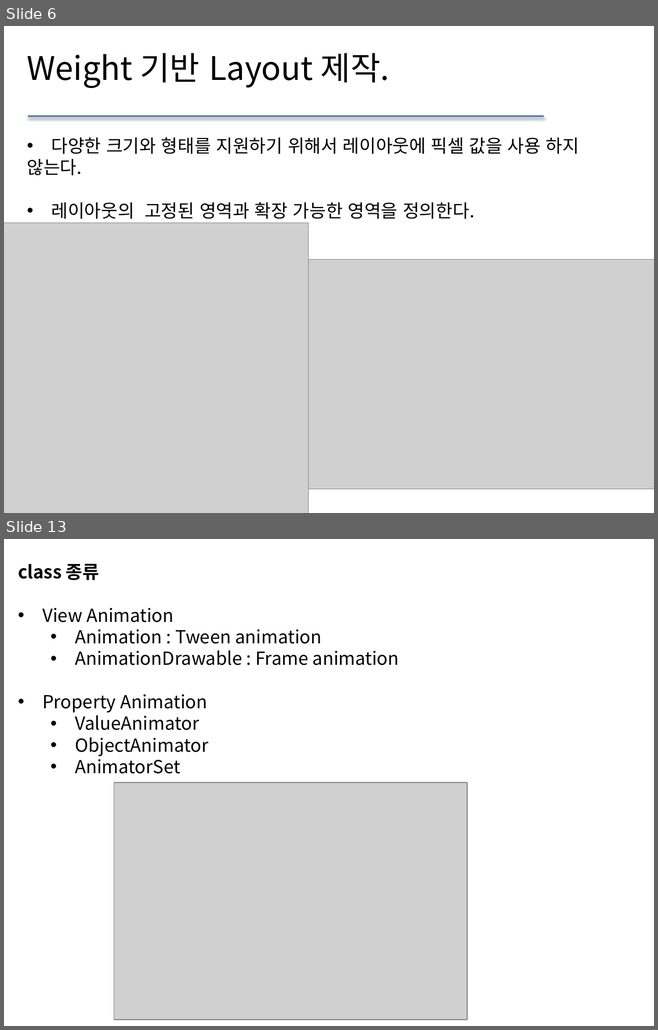
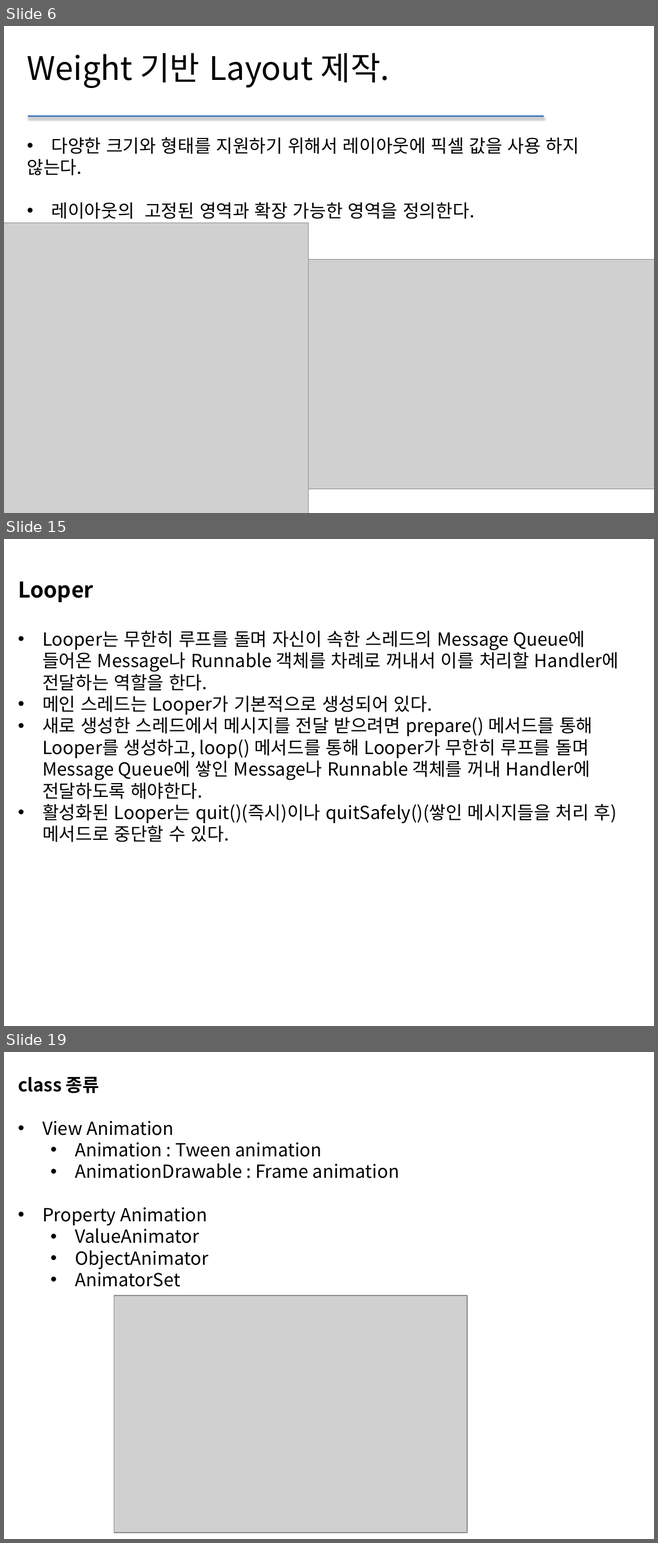
Before and after one commit to sc545/Beacon, a slide deck: 안드로이드 UI.pptx. Shown one above the other, each under a label of ours: slides 6 and 13 before the commit, slides 6, 15 and 19 after it; the slides between them are not shown. The pictures are 658x1030 and 658x1543 pixels, drawn with LibreOffice and Linux fonts; fonts in the diff are those of the drawing; grey boxes stand for pictures. Boxes give left, top, right and bottom in pixels: in the first picture for what was removed or moved away, otherwise in the second. Text is boxed around its words. In the diff, an @@ line names an element or a change of style, - is before the commit and + after.

```diff
--- a/안드로이드 UI.pptx
+++ b/안드로이드 UI.pptx
@@ slide 15 added at (x1=4, y1=539, x2=654, y2=1026), background #FFFFFF @@
@@ text added at (x1=18, y1=581, x2=618, y2=842), 20 pt, text #000000 @@
+Looper
+• Looper는 무한히 루프를 돌며 자신이 속한 스레드의 Message Queue에 들어온 Message나 Runnable 객체를 차례로 꺼내서 이를 처리할 Handler에 전달하는 역할을 한다.
+• 메인 스레드는 Looper가 기본적으로 생성되어 있다.
+• 새로 생성한 스레드에서 메시지를 전달 받으려면 prepare() 메서드를 통해 Looper를 생성하고, loop() 메서드를 통해 Looper가 무한히 루프를 돌며 Message Queue에 쌓인 Message나 Runnable 객체를 꺼내 Handler에 전달하도록 해야한다.
+• 활성화된 Looper는 quit()(즉시)이나 quitSafely()(쌓인 메시지들을 처리 후) 메서드로 중단할 수 있다.
@@ what was slide 13 is now slide 19 @@
```
Also in this commit, not shown: 8 slides changed, 5 other slides added, 17 slides removed, 17 other files.
